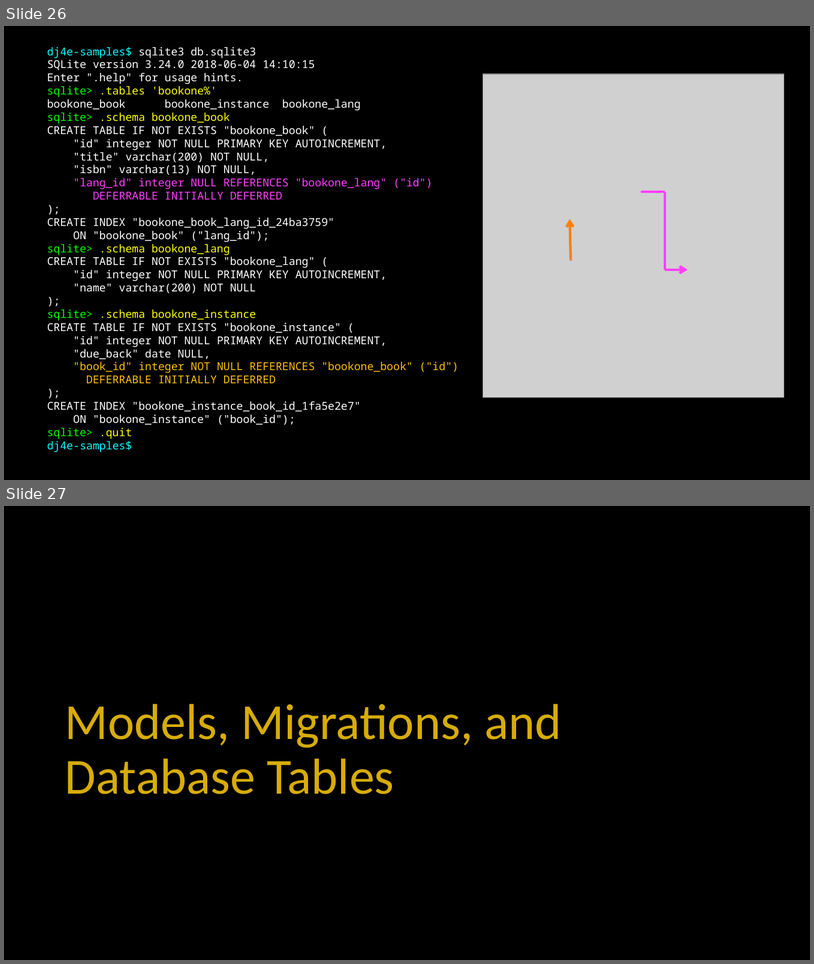
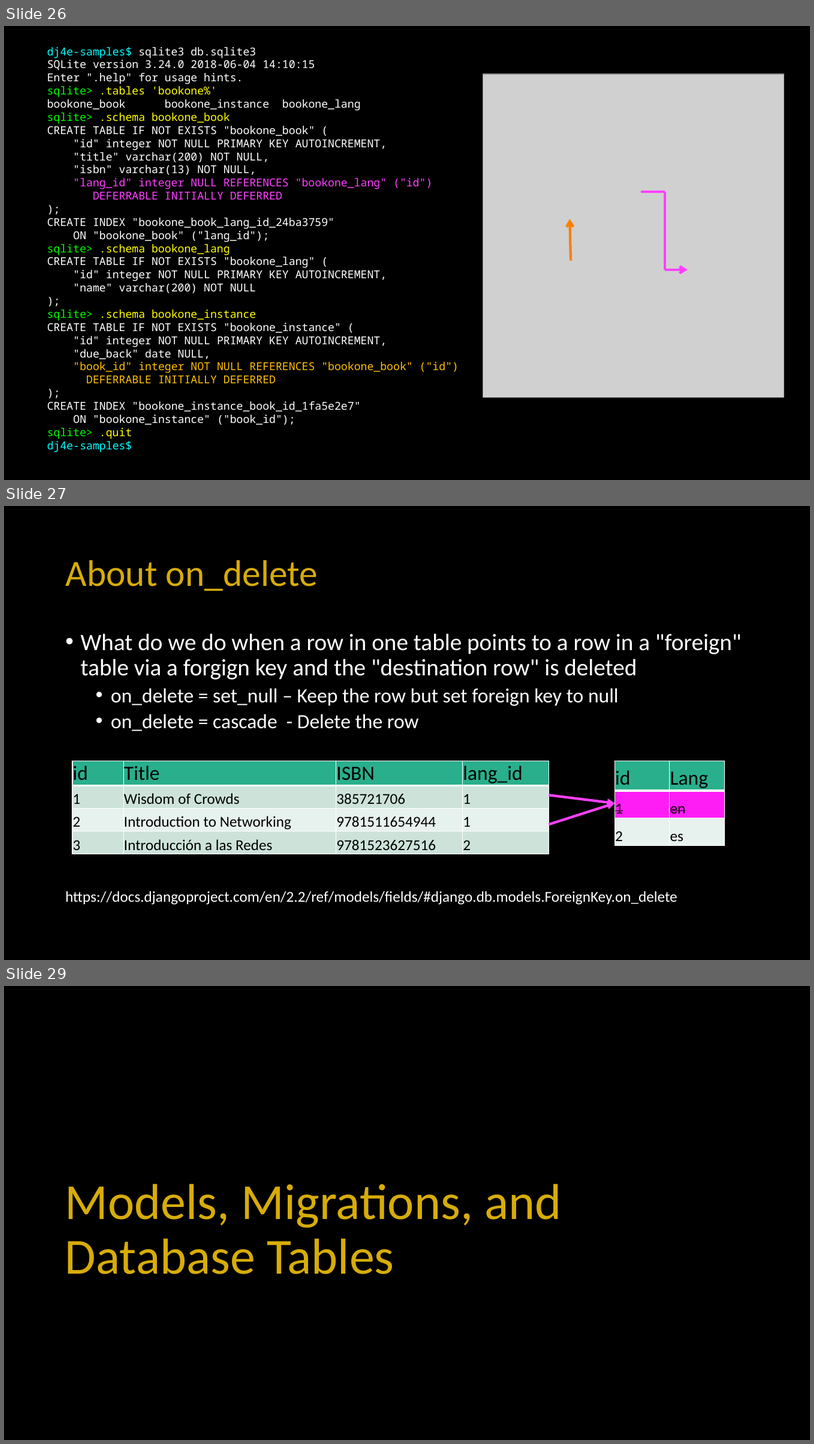
Before and after one commit to csev/dj4e, a slide deck: lectures/DJ-03-One-To-Many.pptx. Shown one above the other, each under a label of ours: slides 26 and 27 before the commit, slides 26, 27 and 29 after it; the slides between them are not shown. The pictures are 814x964 and 814x1444 pixels, drawn with LibreOffice and Linux fonts; fonts in the diff are those of the drawing; grey boxes stand for pictures. Boxes give left, top, right and bottom in pixels: in the first picture for what was removed or moved away, otherwise in the second. Text is boxed around its words. In the diff, an @@ line names an element or a change of style, - is before the commit and + after.

```diff
--- a/lectures/DJ-03-One-To-Many.pptx
+++ b/lectures/DJ-03-One-To-Many.pptx
@@ slide 27 added at (x1=4, y1=506, x2=810, y2=960), background #000000 @@
@@ title added at (x1=65, y1=560, x2=318, y2=591), 44 pt, text #D7AC08 @@
+About on_delete
@@ text added at (x1=81, y1=633, x2=742, y2=731), 28 pt, text #FFFFFF @@
+• What do we do when a row in one table points to a row in a "foreign" table via a forgign key and the "destination row" is deleted
+  • on_delete = set_null – Keep the row but set foreign key to null
+  • on_delete = cascade - Delete the row
@@ table added at (x1=72, y1=760, x2=549, y2=854), 4 rows, 4 columns @@
+id | Title | ISBN | lang_id
+1 | Wisdom of Crowds | 385721706 | 1
+2 | Introduction to Networking | 9781511654944 | 1
+3 | Introducción a las Redes | 9781523627516 | 2
@@ table added at (x1=615, y1=760, x2=725, y2=846), 3 rows, 2 columns @@
+id | Lang
+1 | en
+2 | es
@@ arrow added from (549, 795) to (615, 803), #FF40FF 3 pt @@
@@ arrow added from (549, 824) to (615, 803), #FF40FF 3 pt @@
@@ text added at (x1=65, y1=891, x2=677, y2=904), 18 pt, text #FFFFFF @@
+https://docs.djangoproject.com/en/2.2/ref/models/fields/#django.db.models.ForeignKey.on_delete
@@ what was slide 27 is now slide 29 @@
```
Also in this commit, not shown: 1 other slide added, 1 other file.
